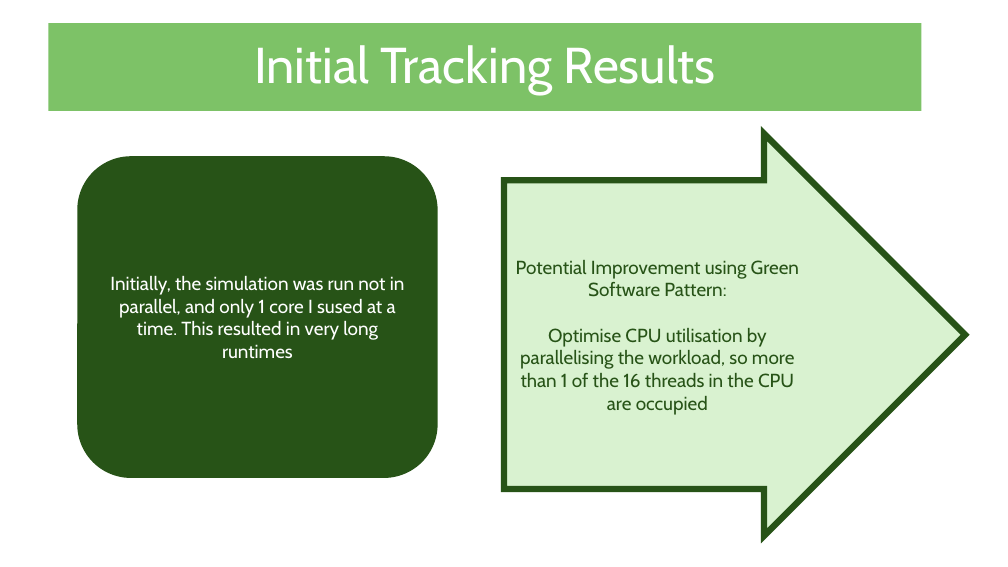
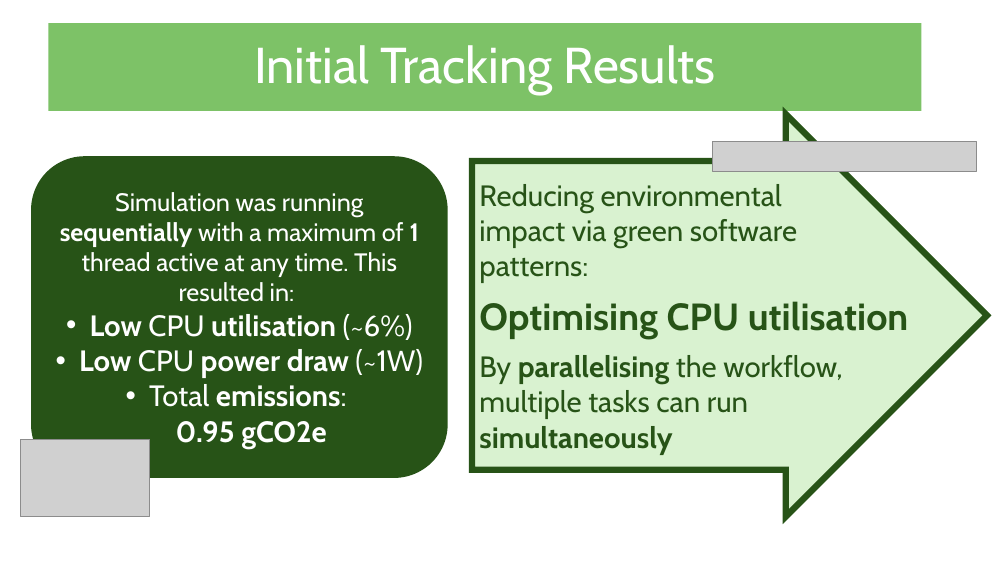
Before and after one commit to rosieschiffmann/GSoC_Neutron_Transport_Energy_Audit, a slide deck: slide 7 of GSoC – GreenMetaData Project.pptx. Drawn at 1008x567 pixels with LibreOffice and Linux fonts; fonts in the diff are those of the drawing; grey boxes stand for pictures; background and template pictures are left out. Boxes give left, top, right and bottom in pixels: in the first picture for what was removed or moved away, otherwise in the second. Text is boxed around its words. In the diff, an @@ line names an element or a change of style, - is before the commit and + after.

```diff
--- a/GSoC – GreenMetaData Project.pptx
+++ b/GSoC – GreenMetaData Project.pptx
@@ right arrow: place and size @@
-right arrow at (504, 134, 966, 536)
+right arrow at (472, 114, 987, 516)
@@ picture added at (712, 141, 977, 171) @@
@@ rounded rectangle "Simulation was running sequentially with ...": place and size @@
-rounded rectangle "Simulation was running sequentially with ..." at (77, 157, 438, 479)
+rounded rectangle "Simulation was running sequentially with ..." at (31, 157, 448, 479)
@@ text in rounded rectangle at (60, 192, 423, 449): text changed; size 18 to 24 pt @@
-Initially, the simulation was run not in parallel, and only 1 core I sused at a time. This resulted in very long runtimes
+Simulation was running sequentially with a maximum of 1 thread active at any time. This resulted in:
+• Low CPU utilisation (~6%)
+• Low CPU power draw (~1W)
+• Total emissions:
+  0.95 gCO2e
@@ text added at (479, 184, 909, 455), 28 pt, text #275417 @@
+Reducing environmental
+impact via green software
+patterns:
+Optimising CPU utilisation
+By parallelising the workflow, multiple tasks can run simultaneously
@@ text in right arrow at (516, 260, 799, 415): text removed @@
-Potential Improvement using Green Software Pattern:
-Optimise CPU utilisation by parallelising the workload, so more than 1 of the 16 threads in the CPU are occupied
@@ picture added at (20, 439, 150, 516) @@
```
Also in this commit, not shown: 3 other slides changed.
